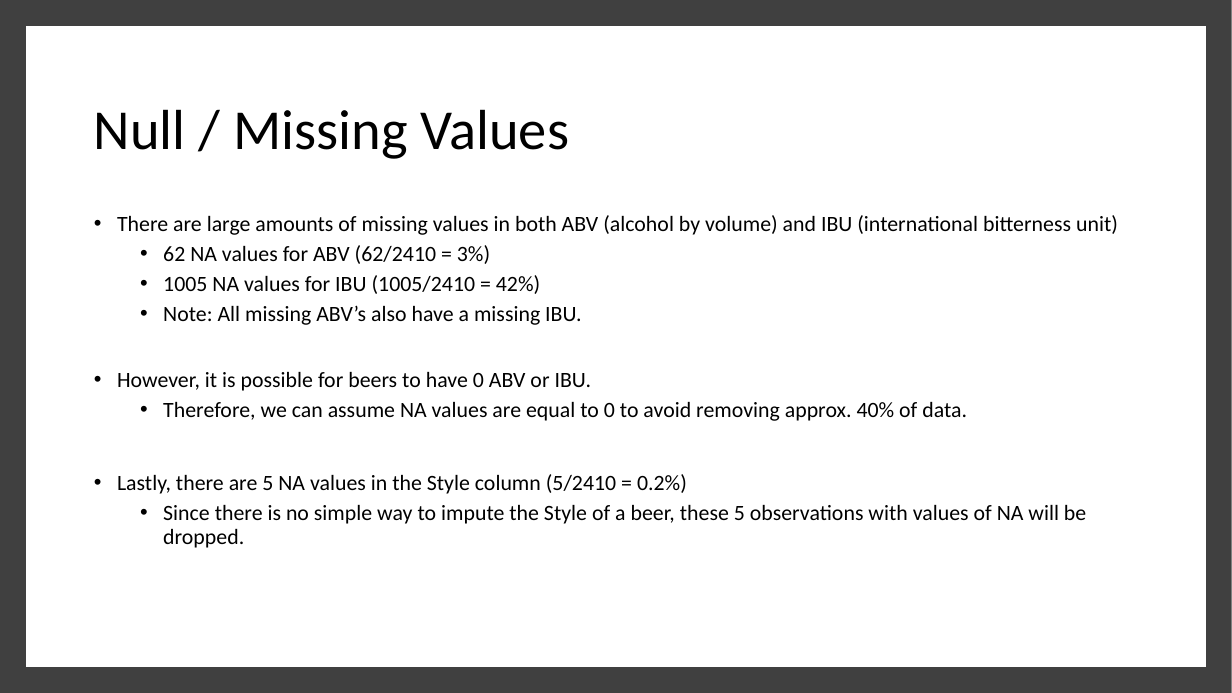
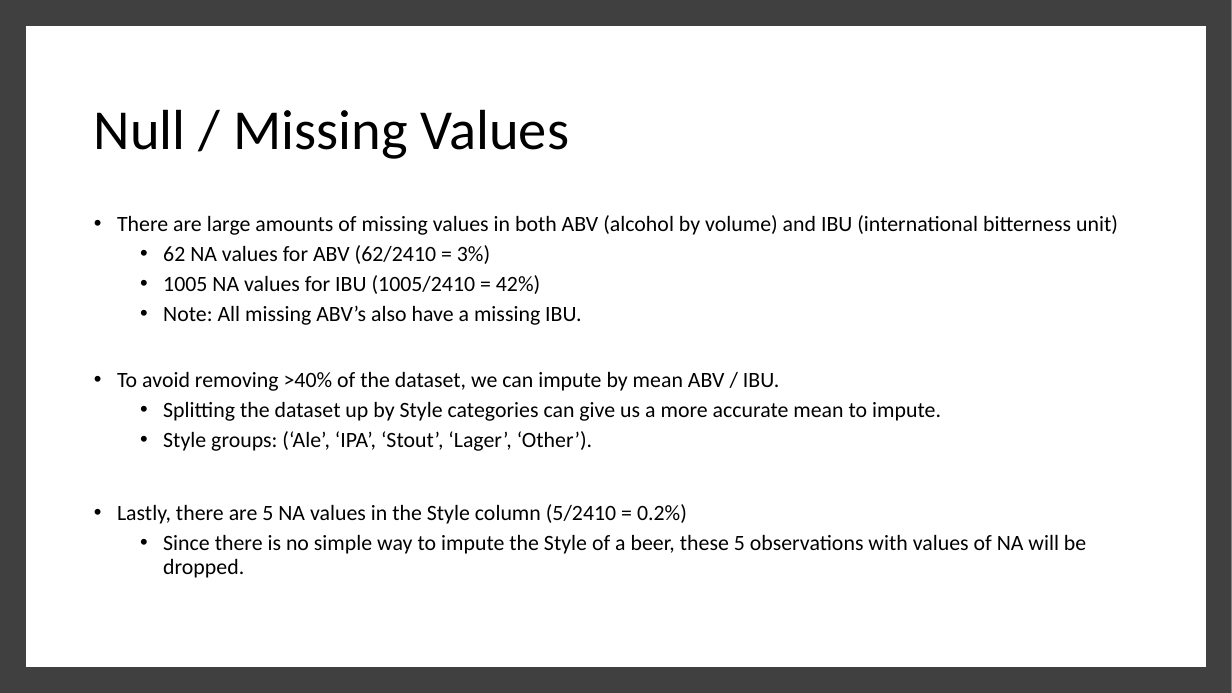
Before and after one commit to ericlaigaie/Case-Study-01, a slide deck: slide 4 of EDA_Presentation.pptx. Drawn at 1232x693 pixels with LibreOffice and Linux fonts; fonts in the diff are those of the drawing. Boxes give left, top, right and bottom in pixels: in the first picture for what was removed or moved away, otherwise in the second. Text is boxed around its words. In the diff, an @@ line names an element or a change of style, - is before the commit and + after.

```diff
--- a/EDA_Presentation.pptx
+++ b/EDA_Presentation.pptx
@@ text at (x1=117, y1=372, x2=941, y2=451): text changed @@
-• However, it is possible for beers to have 0 ABV or IBU.
-  • Therefore, we can assume NA values are equal to 0 to avoid removing approx. 40% of data.
+• To avoid removing >40% of the dataset, we can impute by mean ABV / IBU.
+  • Splitting the dataset up by Style categories can give us a more accurate mean to impute.
+  • Style groups: (‘Ale’, ‘IPA’, ‘Stout’, ‘Lager’, ‘Other’).
```
Also in this commit, not shown: 4 other slides changed, 2 slides added, 1 slide removed.
